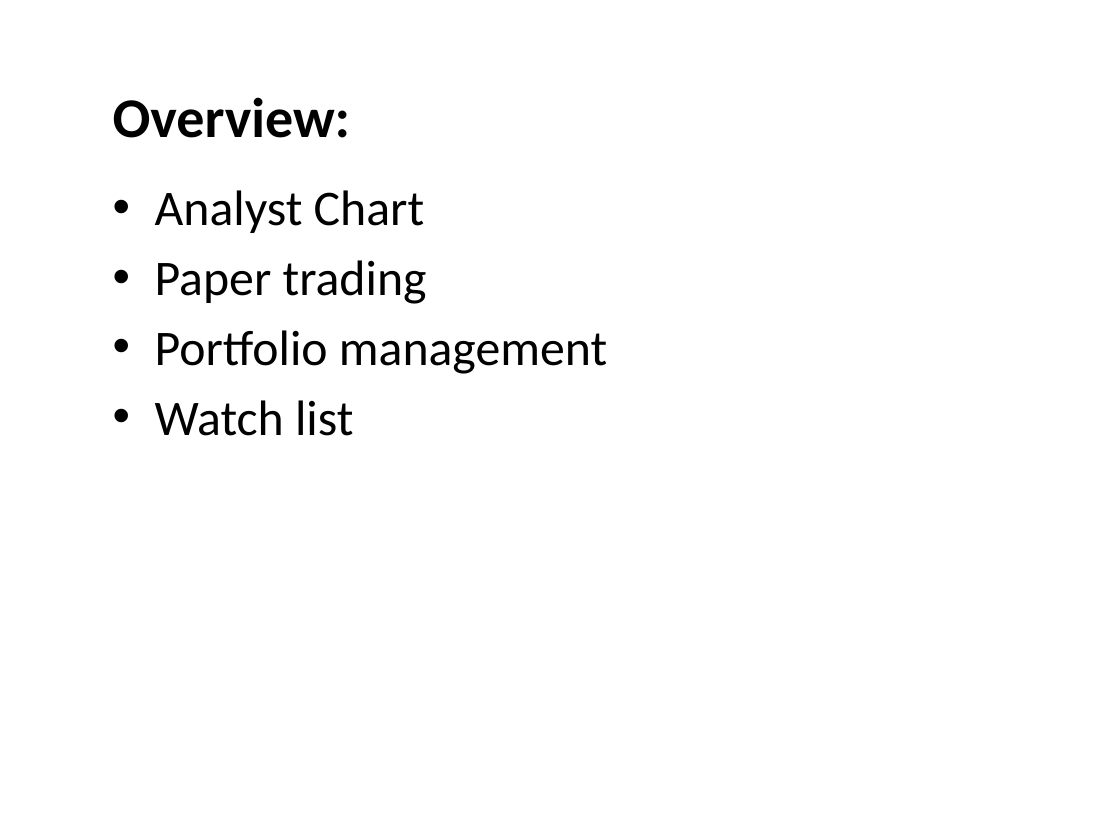
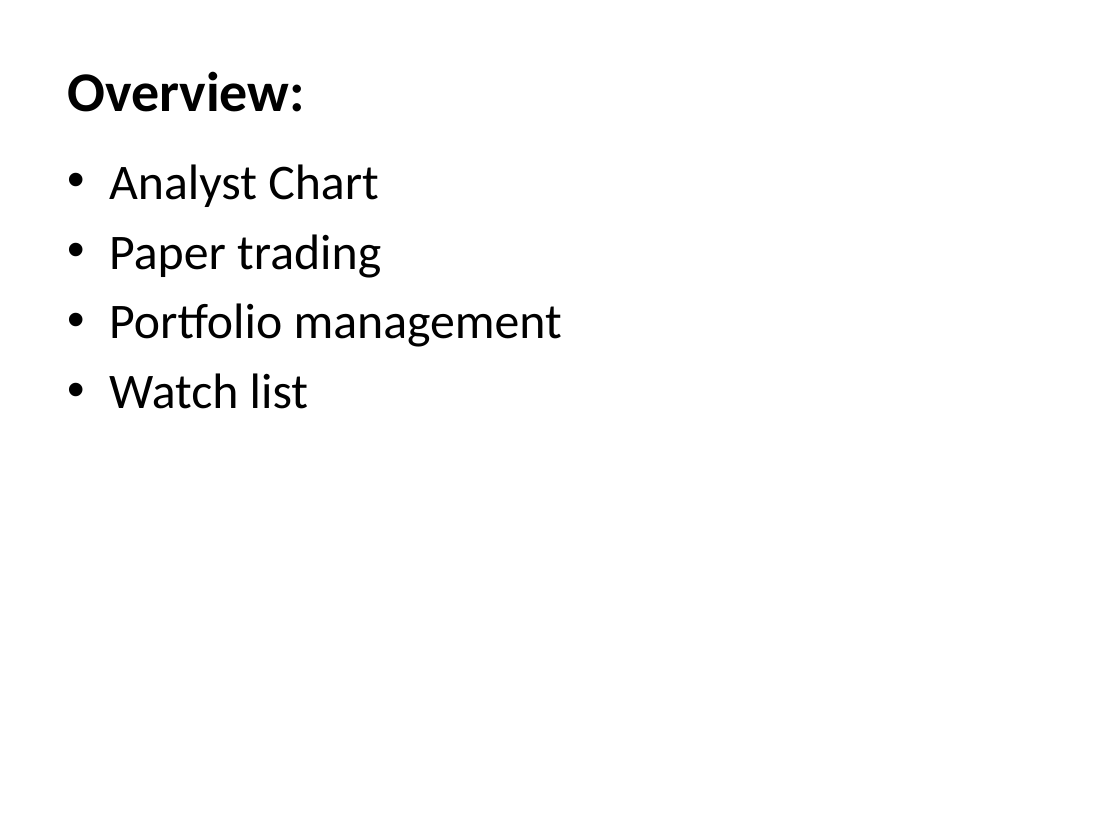
Before and after one commit to IPD8-guofeng/dotnet-group-project, a slide deck: slide 3 of Stock trade and analyst system.pptx. Drawn at 1120x840 pixels with LibreOffice and Linux fonts; fonts in the diff are those of the drawing. Boxes give left, top, right and bottom in pixels: in the first picture for what was removed or moved away, otherwise in the second. Text is boxed around its words. In the diff, an @@ line names an element or a change of style, - is before the commit and + after.

```diff
--- a/Stock trade and analyst system.pptx
+++ b/Stock trade and analyst system.pptx
@@ text "Overview:": place and size @@
-text "Overview:" at [113,97,607,436]
+text "Overview:" at [67,71,562,409]
```
Also in this commit, not shown: 6 other slides changed, 5 slides added, 8 slides removed, 1 other file.
